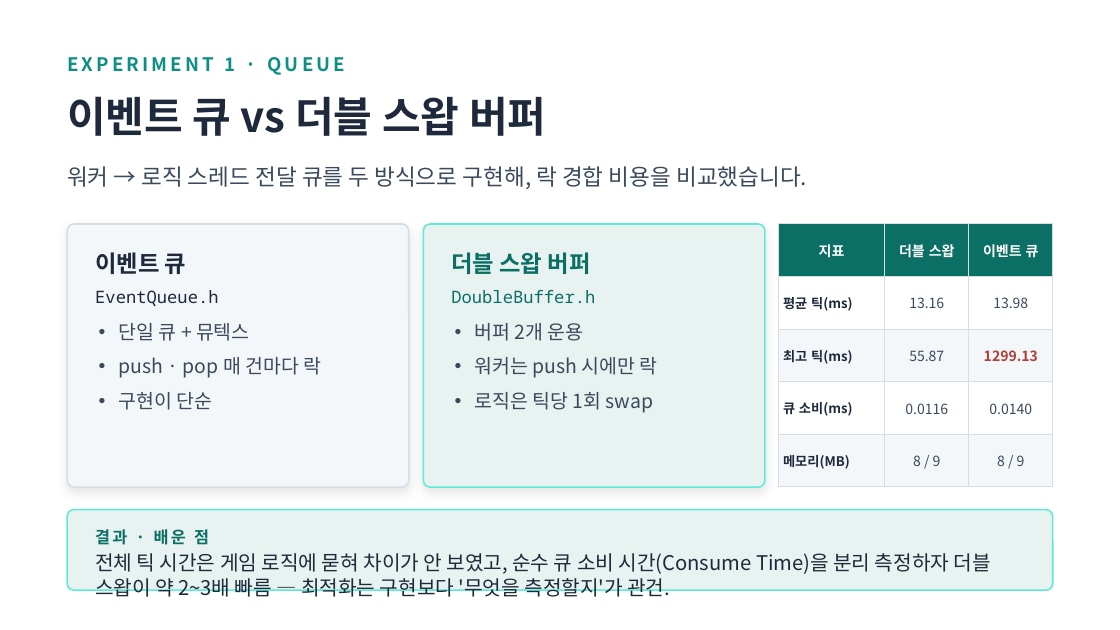
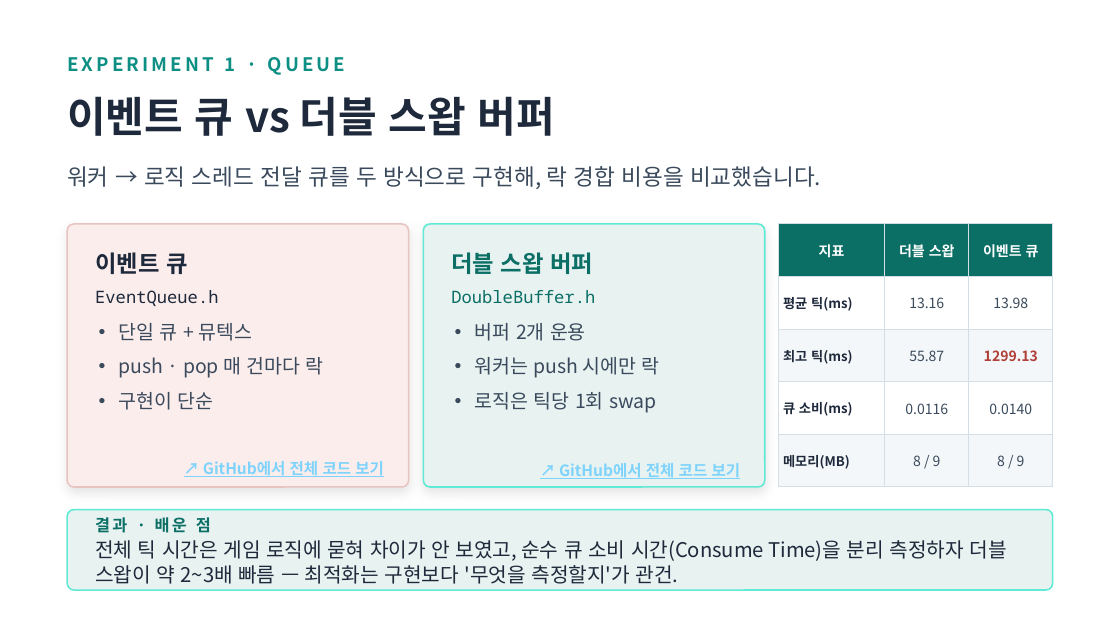
Before and after one commit to shin1244/cppServer, a slide deck: slide 9 of portfolio/portfolio.pptx (slide 8 before the commit). Drawn at 1120x630 pixels with LibreOffice and Linux fonts; fonts in the diff are those of the drawing. Boxes give left, top, right and bottom in pixels: in the first picture for what was removed or moved away, otherwise in the second. Text is boxed around its words. In the diff, an @@ line names an element or a change of style, - is before the commit and + after.

```diff
--- a/portfolio/portfolio.pptx
+++ b/portfolio/portfolio.pptx
@@ text "이벤트 큐 vs 더블 스왑 ..." rewrapped from [67, 96, 546, 136] to [67, 96, 555, 136] @@
@@ text "워커 → 로직 스레드 전달 ..." rewrapped from [67, 166, 807, 189] to [67, 166, 821, 189] @@
@@ rounded rectangle at [67, 224, 409, 487]: fill #F4F7F9 to #FBEDEC; outline #D5DDE5 1 pt to #E7C4C0 1 pt @@
@@ text added at [203, 461, 384, 477], 10 pt, text #7DD3FC, bold, underline @@
+↗ GitHub에서 전체 코드 보기
@@ text added at [559, 463, 741, 479], 10 pt, text #7DD3FC, bold, underline @@
+↗ GitHub에서 전체 코드 보기
@@ text "결과 · 배운 점": place and size @@
-text "결과 · 배운 점" at [95, 529, 209, 545]
+text "결과 · 배운 점" at [95, 517, 211, 533]
@@ text "전체 틱 시간은 게임 로직에 ..." rewrapped from [95, 553, 991, 597] to [95, 540, 1006, 584] @@
```
Also in this commit, not shown: 7 other slides changed, 1 slide added.
